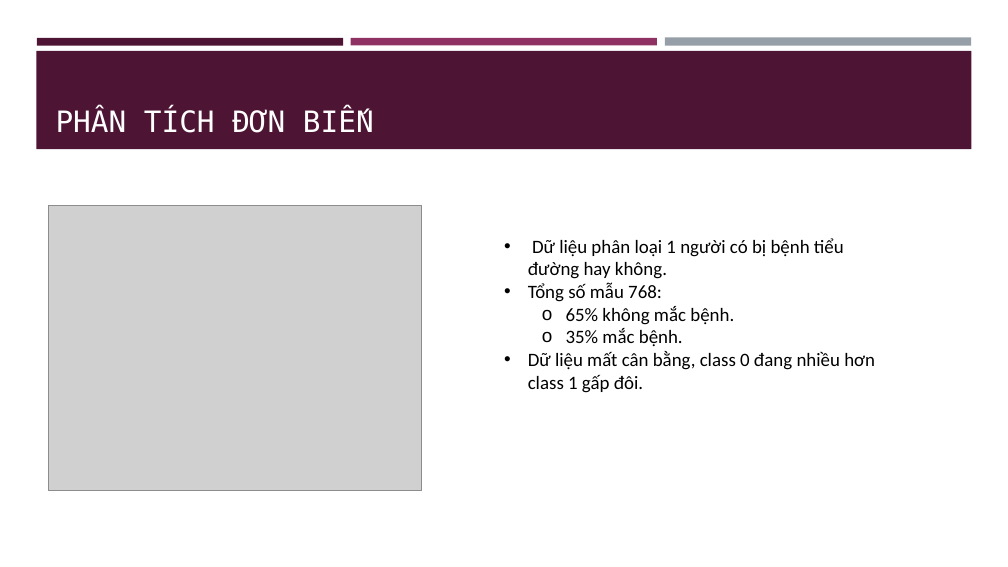
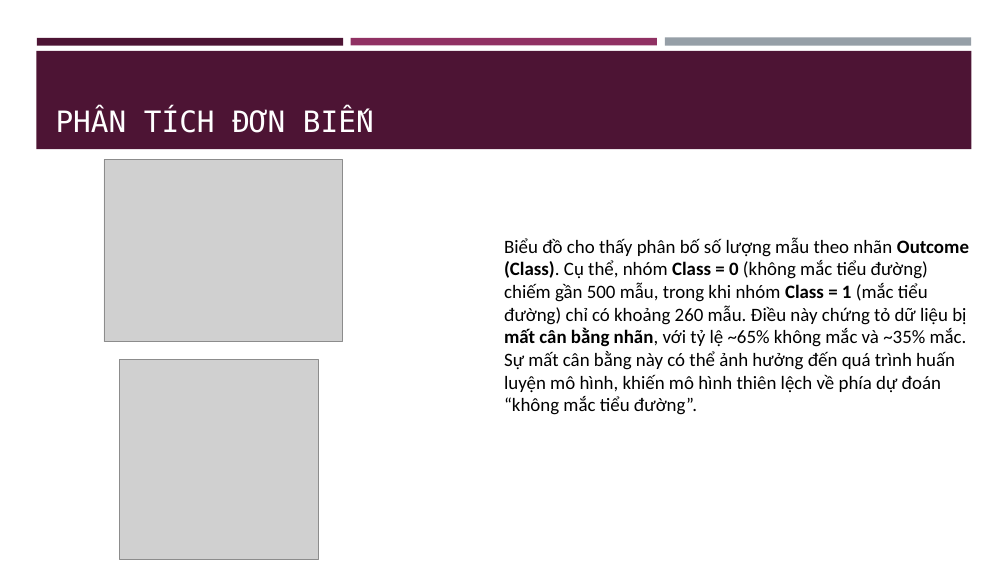
Before and after one commit to NgThanhNhanf/machine_learning, a slide deck: slide 13 of code/practice/lab04/EDA_Bao_cao.pptx (slide 8 before the commit). Drawn at 1008x567 pixels with LibreOffice and Linux fonts; fonts in the diff are those of the drawing; grey boxes stand for pictures. Boxes give left, top, right and bottom in pixels: in the first picture for what was removed or moved away, otherwise in the second. Text is boxed around its words. In the diff, an @@ line names an element or a change of style, - is before the commit and + after.

```diff
--- a/code/practice/lab04/EDA_Bao_cao.pptx
+++ b/code/practice/lab04/EDA_Bao_cao.pptx
@@ picture: place and size @@
-picture at (48,205,422,491)
+picture at (104,160,343,342)
@@ text at (504,237,969,415): text changed @@
-• Dữ liệu phân loại 1 người có bị bệnh tiểu đường hay không.
-• Tổng số mẫu 768:
-  o 65% không mắc bệnh.
-  o 35% mắc bệnh.
-• Dữ liệu mất cân bằng, class 0 đang nhiều hơn class 1 gấp đôi.
+Biểu đồ cho thấy phân bố số lượng mẫu theo nhãn Outcome (Class). Cụ thể, nhóm Class = 0 (không mắc tiểu đường) chiếm gần 500 mẫu, trong khi nhóm Class = 1 (mắc tiểu đường) chỉ có khoảng 260 mẫu. Điều này chứng tỏ dữ liệu bị mất cân bằng nhãn, với tỷ lệ ~65% không mắc và ~35% mắc. Sự mất cân bằng này có thể ảnh hưởng đến quá trình huấn luyện mô hình, khiến mô hình thiên lệch về phía dự đoán “không mắc tiểu đường”.
@@ picture added at (119,360,318,560) @@
```
Also in this commit, not shown: 5 other slides changed, 14 slides added, 1 slide removed, 22 other files.
